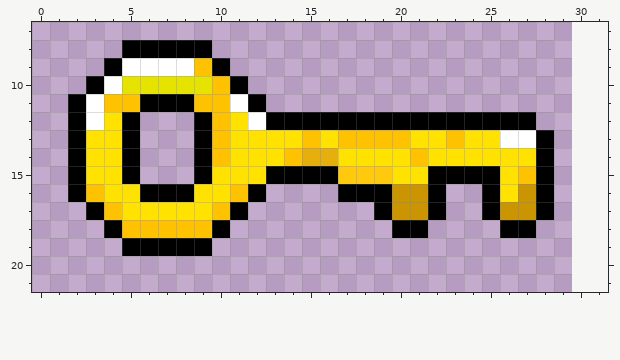
File history of a pixel-art sprite, images/Key.png. The picture above is the old version.
The file is 30x30 pixels. Shown: x 0..31, y 7..21. The old version is drawn lined up with the new one, on the new canvas.
After:
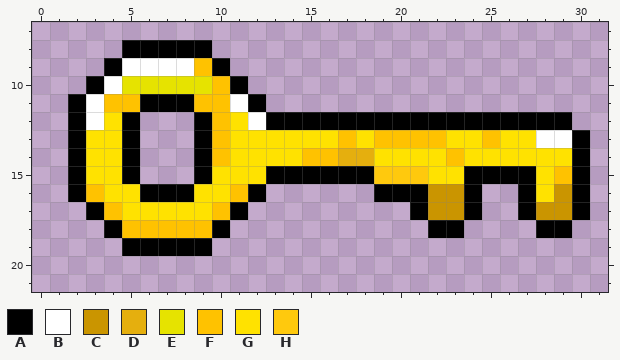
Palette (. is transparent): A #000000  B #ffffff  C #ca9500  D #e5af0e  E #e6e300  F #ffc200  G #ffe200  H #ffc90d
From old to new:
canvas 30x30 -> 32x32, the old top-left corner now at 0,1
y 12: x 28..29 .. -> AA
y 13: x 15 F -> G; x 18 F -> G; x 21..23 GGF -> FFG; x 25..30 GBBA.. -> FGGBBA
y 14: x 14..18 FDDGG -> GFFDD; x 21 F -> G; x 23 G -> F; x 28..30 A.. -> GGA
y 15: x 17..18 HH -> AA; x 20..23 GGAA -> HHGG; x 26..30 GFA.. -> AAGFA
y 16: x 17..18 AA -> ..; x 20..30 CCA..AGCA.. -> AACCA..AGCA
y 17: x 19..30 ACCA..ACCA.. -> ..ACCA..ACCA
y 18: x 20..23 AA.. -> ..AA; x 26..29 AA.. -> ..AA
Where, in picture pixels (left, top, right, bottom), the same in both pictures:
changed: (284, 112, 590, 238)
